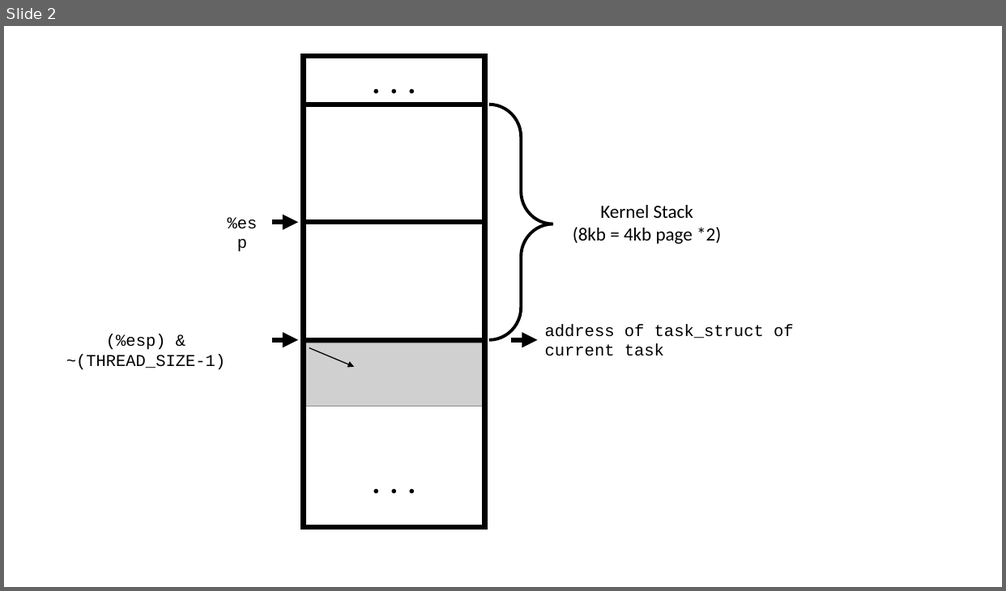
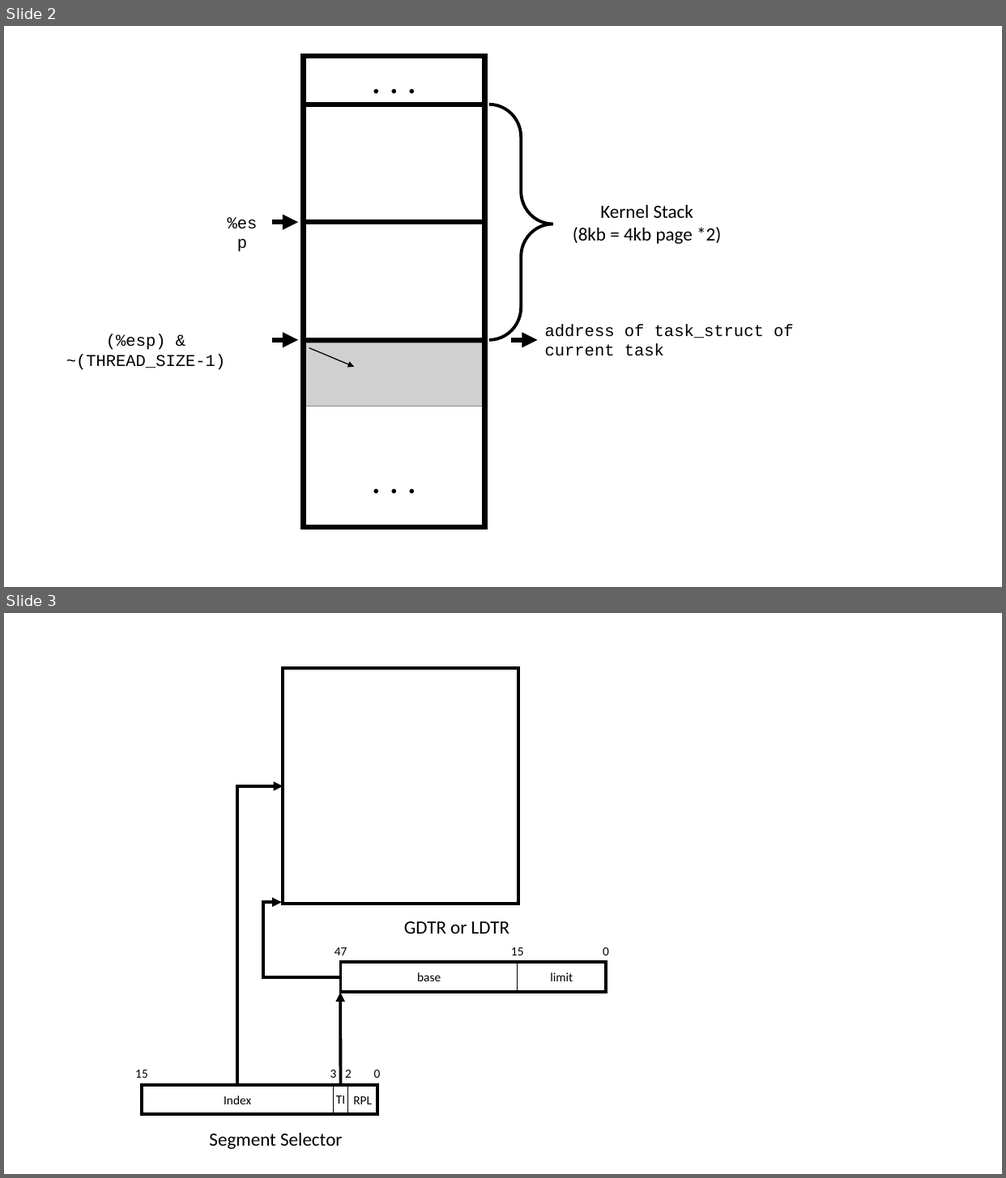
Before and after one commit to jshwn/learning, a slide deck: operating-system/reference/CSI3107/figure.pptx. Shown one above the other, each under a label of ours: slide 2 before the commit, slides 2 and 3 after it. The pictures are 1006x591 and 1006x1178 pixels, drawn with LibreOffice and Linux fonts; fonts in the diff are those of the drawing; grey boxes stand for pictures. Boxes give left, top, right and bottom in pixels: in the first picture for what was removed or moved away, otherwise in the second. Text is boxed around its words. In the diff, an @@ line names an element or a change of style, - is before the commit and + after.

```diff
--- a/operating-system/reference/CSI3107/figure.pptx
+++ b/operating-system/reference/CSI3107/figure.pptx
@@ slide 3 added at [4,613,1002,1174], background #FFFFFF @@
@@ rectangle added at [283,668,518,905], outline #000000 3 pt @@
@@ elbow arrow added from (237, 1085) to (283, 786), #000000 3 pt @@
@@ elbow arrow added from (341, 977) to (282, 903), #000000 3 pt @@
@@ text added at [404,922,509,934], 18 pt, text #000000 @@
+GDTR or LDTR
@@ text added at [334,948,347,956], 12 pt, text #000000 @@
+47
@@ text added at [511,948,524,956], 12 pt, text #000000 @@
+15
@@ text added at [603,948,609,956], 12 pt, text #000000 @@
+0
@@ rectangle added at [341,963,606,992], outline #000000 3 pt @@
@@ rectangle added at [341,963,518,992], outline #000000 1 pt, 12 pt, text #000000 @@
+base
@@ rectangle added at [518,963,606,992], outline #000000 1 pt, 12 pt, text #000000 @@
+limit
@@ arrow added from (341, 1086) to (340, 993), #000000 3 pt @@
@@ group added at [135,1070,381,1114]: 4 rectangles, 4 texts @@
+TI
+RPL
+Index
+15
+3
+2
+0
@@ text added at [209,1133,342,1149], 18 pt, text #000000 @@
+Segment Selector
```
Also in this commit, not shown: 1 other slide added, 3 other files.
